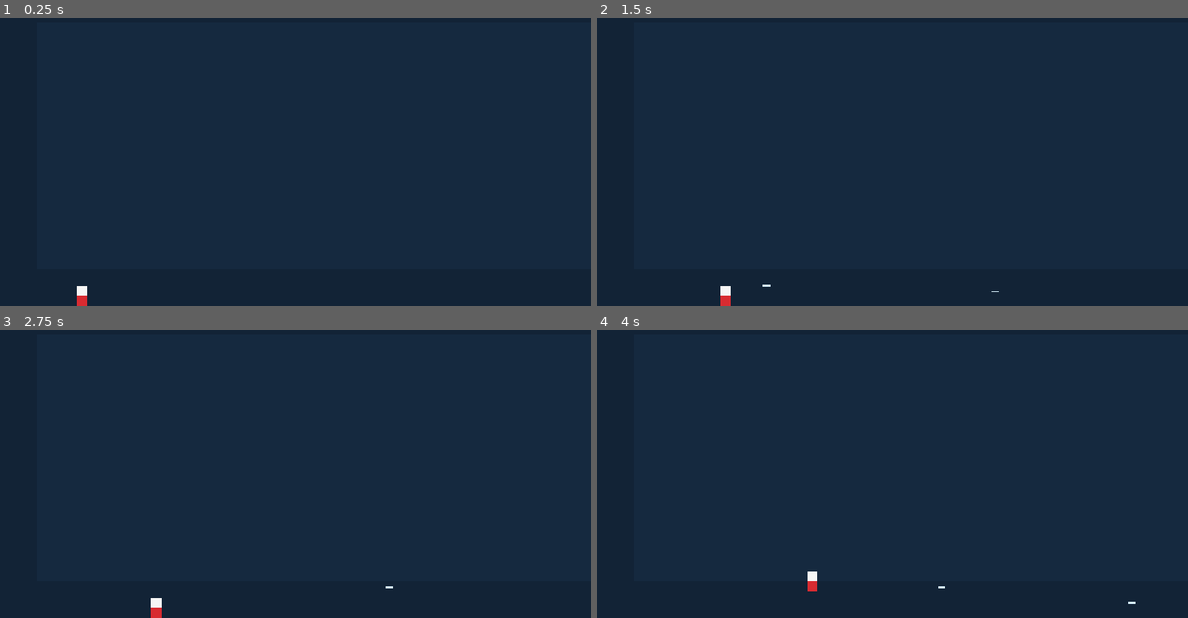
Above: before the commit, frames 1-4 (two rows, left to right).
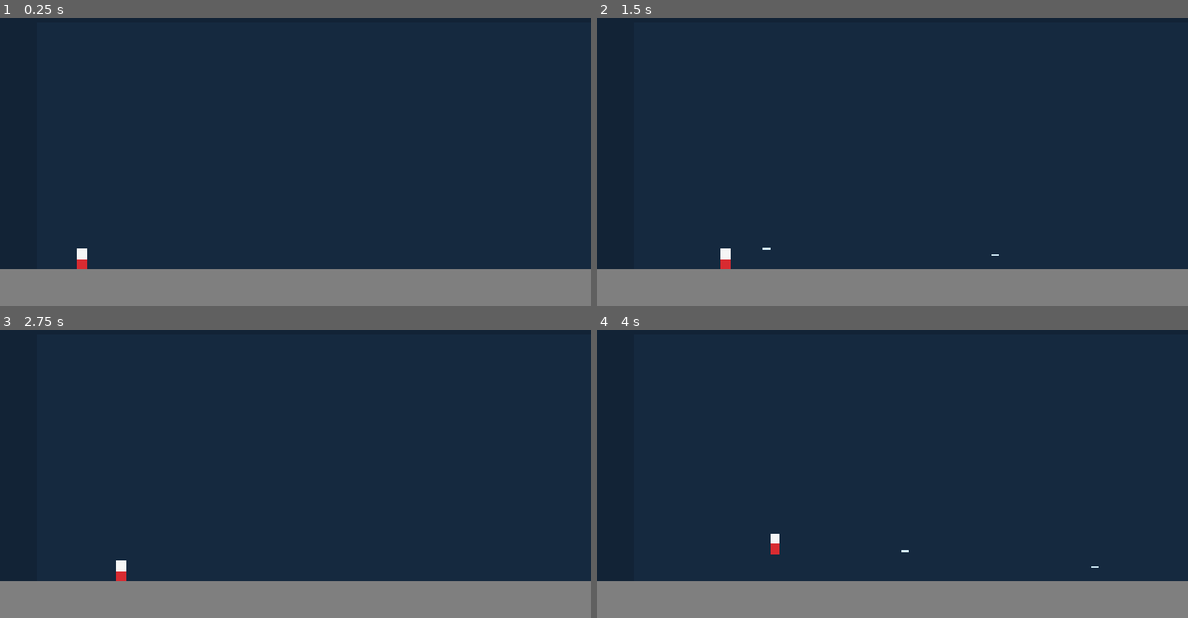
Above: after the commit, the same moments.

Repository: Olulan1/NQaB-agent-side
Game: Godot game, scene res://Main.tscn
The game is run twice, just before and just after one commit, with the same random seed, the same clock (stepped at 60 frames per second) and the same inputs.
Inputs:
- Up to frame 1 (0.25 s): no input
- Up to frame 2 (1.5 s): tap Enter at 0.5 s; hold E 0.53-1.28 s; hold D from 0.53 s (still down); tap Space at 0.77 s; tap E at 1.35 s
- Up to frame 3 (2.75 s): tap Space at 1.52 s; release D at 2.03 s; hold A from 2.03 s (still down); hold E from 2.03 s (still down)
- Up to frame 4 (4 s): release A at 2.78 s; release E at 2.78 s; hold D from 2.78 s (still down); tap E at 2.85 s; tap Space at 3.02, 3.77 s; hold E from 3.53 s (still down)

The runs differ from the first frame. In frame 1, 13% of the frame differs, in the area x 0-100%, y 80-100%; in frame 2, 13%; in frame 3, 13%; in frame 4, 13%, in the area x 0-100%, y 70-100%.

Commit message:
cd-6th-ia

Diff:
--- a/Floor01.tscn
+++ b/Floor01.tscn
@@ -23,16 +23,16 @@
 color = Color(0.109804, 0.223529, 0.337255, 0.3)
 
 [node name="Floor" type="StaticBody2D" parent="."]
-position = Vector2(1024, 684)
+position = Vector2(1024, 612)
 
 [node name="CollisionShape2D" type="CollisionShape2D" parent="Floor"]
 shape = SubResource("1_floor_shape")
 
 [node name="FloorVisual" type="ColorRect" parent="Backdrop"]
-offset_top = 648.0
+offset_top = 576.0
 offset_right = 2048.0
-offset_bottom = 720.0
-color = Color(0.105882, 0.129412, 0.188235, 1)
+offset_bottom = 648.0
+color = Color(0.498039, 0.498039, 0.498039, 1)
 
 [node name="Player" parent="." instance=ExtResource("1_player")]
-position = Vector2(160, 624)
+position = Vector2(160, 556)
--- a/Player.gd
+++ b/Player.gd
@@ -24,7 +24,7 @@
 	if fire_timer > 0.0:
 		fire_timer = maxf(fire_timer - delta, 0.0)
 
-	var left_held := Input.is_physical_key_pressed(KEY_W)
+	var left_held := Input.is_physical_key_pressed(KEY_A)
 	var right_held := Input.is_physical_key_pressed(KEY_D)
 	var horizontal := 0.0
 	if left_held != right_held:
